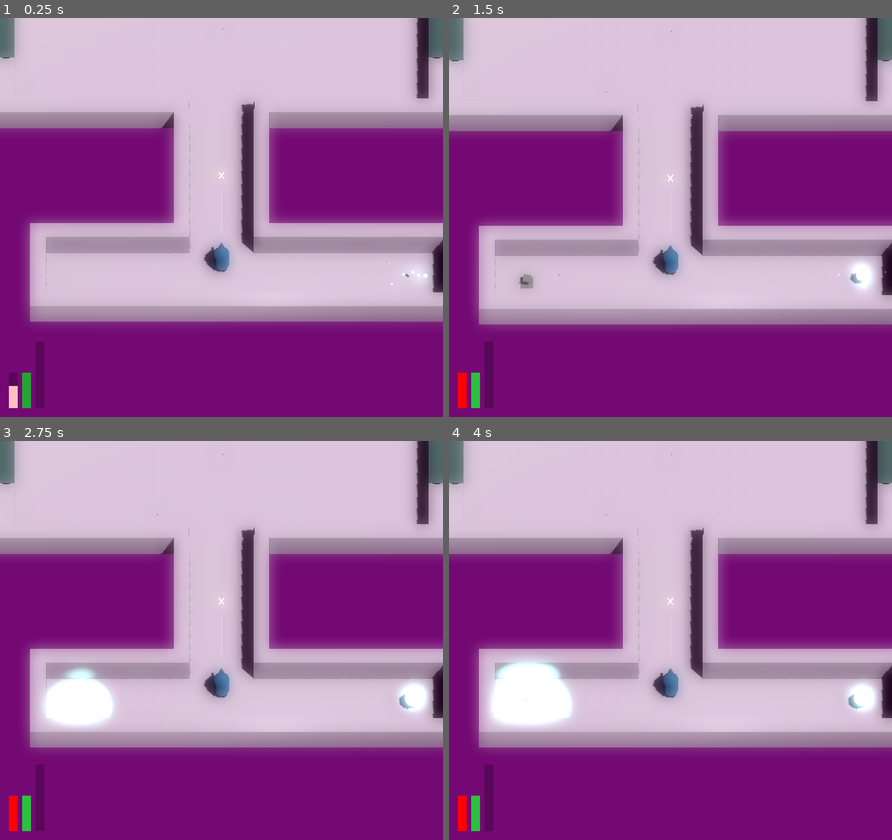
Above: before the commit, frames 1-4 (two rows, left to right).
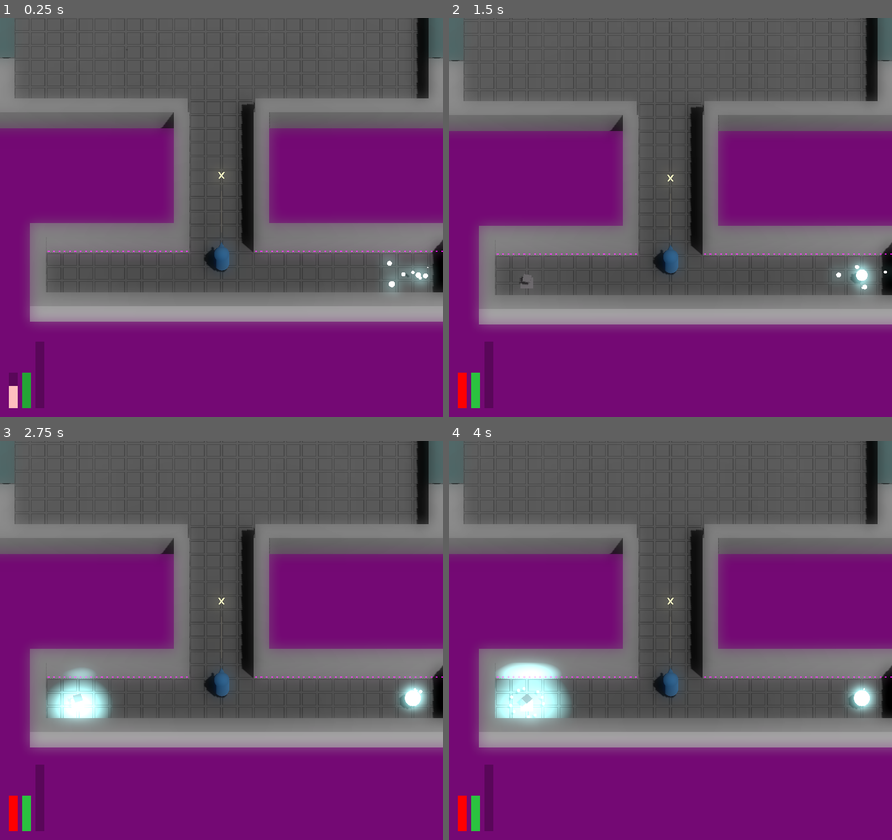
Above: after the commit, the same moments.

Repository: JackEvans24/bullet-absorb
Game: Godot game, scene res://scenes/main.tscn
The game is run twice, just before and just after one commit, with the same random seed, the same clock (stepped at 60 frames per second) and the same inputs.
Inputs:
- Up to frame 1 (0.25 s): no input
- Up to frame 2 (1.5 s): no input
- Up to frame 3 (2.75 s): no input
- Up to frame 4 (4 s): no input

The runs differ from the first frame. In frame 1, 52% of the frame differs, in the area x 0-100%, y 0-77%; in frame 2, 53%; in frame 3, 53%; in frame 4, 53%.

Commit message:
chore: update orb timings and particles for smoother early absorb

Diff:
--- a/prefabs/power/power_orb.tscn
+++ b/prefabs/power/power_orb.tscn
@@ -12,8 +12,8 @@
 [sub_resource type="SphereShape3D" id="SphereShape3D_34gph"]
 
 [sub_resource type="Curve" id="Curve_thp3e"]
-_data = [Vector2(0, 0), 0.0, 8.55633, 0, 0, Vector2(0.252011, 1), 0.0, 0.0, 0, 0, Vector2(1, 0), -3.02402, 0.0, 0, 0]
-point_count = 3
+_data = [Vector2(0, 0), 0.0, 8.55633, 0, 0, Vector2(0.0247934, 0.895722), 8.58, 8.58, 0, 0, Vector2(0.0909091, 0.958289), 0.0, 0.0, 0, 0, Vector2(0.28125, 0), -3.02402, 0.0, 0, 0]
+point_count = 4
 
 [sub_resource type="CurveTexture" id="CurveTexture_gglui"]
 curve = SubResource("Curve_thp3e")
@@ -149,7 +149,7 @@
 tracks/2/interp = 1
 tracks/2/loop_wrap = true
 tracks/2/keys = {
-"times": PackedFloat32Array(2),
+"times": PackedFloat32Array(0.4),
 "transitions": PackedFloat32Array(1),
 "values": [{
 "args": [],
@@ -180,7 +180,7 @@
 script = ExtResource("1_dmnnh")
 
 [node name="Mesh" type="MeshInstance3D" parent="."]
-transform = Transform3D(1, 0, 0, 0, 1, 0, 0, 0, 1, 0, 1, 0)
+transform = Transform3D(0.01, 0, 0, 0, 0.01, 0, 0, 0, 0.01, 0, 1, 0)
 mesh = SubResource("SphereMesh_x6y6o")
 
 [node name="Collider" type="CollisionShape3D" parent="."]
@@ -208,6 +208,7 @@
 [node name="IdleParticles" type="GPUParticles3D" parent="."]
 transform = Transform3D(1, 0, 0, 0, 1, 0, 0, 0, 1, 0, 1, 0)
 cast_shadow = 0
+emitting = false
 amount = 5
 process_material = SubResource("ParticleProcessMaterial_y8b55")
 draw_pass_1 = SubResource("SphereMesh_ryj1u")
--- a/scripts/mechanics/power/power_orb.gd
+++ b/scripts/mechanics/power/power_orb.gd
@@ -7,6 +7,8 @@
 @onready var drop_power: DropPower = $DropPower
 
 @onready var mesh: MeshInstance3D = $Mesh
+@onready var animation: AnimationPlayer = $Animator
+@onready var create_particles: GPUParticles3D = $CreateParticles
 @onready var idle_particles: GPUParticles3D = $IdleParticles
 @onready var death_particles: GPUParticles3D = $DeathParticles
 
@@ -24,8 +26,10 @@
 func destroy():
 	drop_power.drop_all_power()
 
+	animation.stop()
 	mesh.visible = false
 
+	create_particles.emitting = false
 	idle_particles.emitting = false
 
 	death_particles.emitting = true
